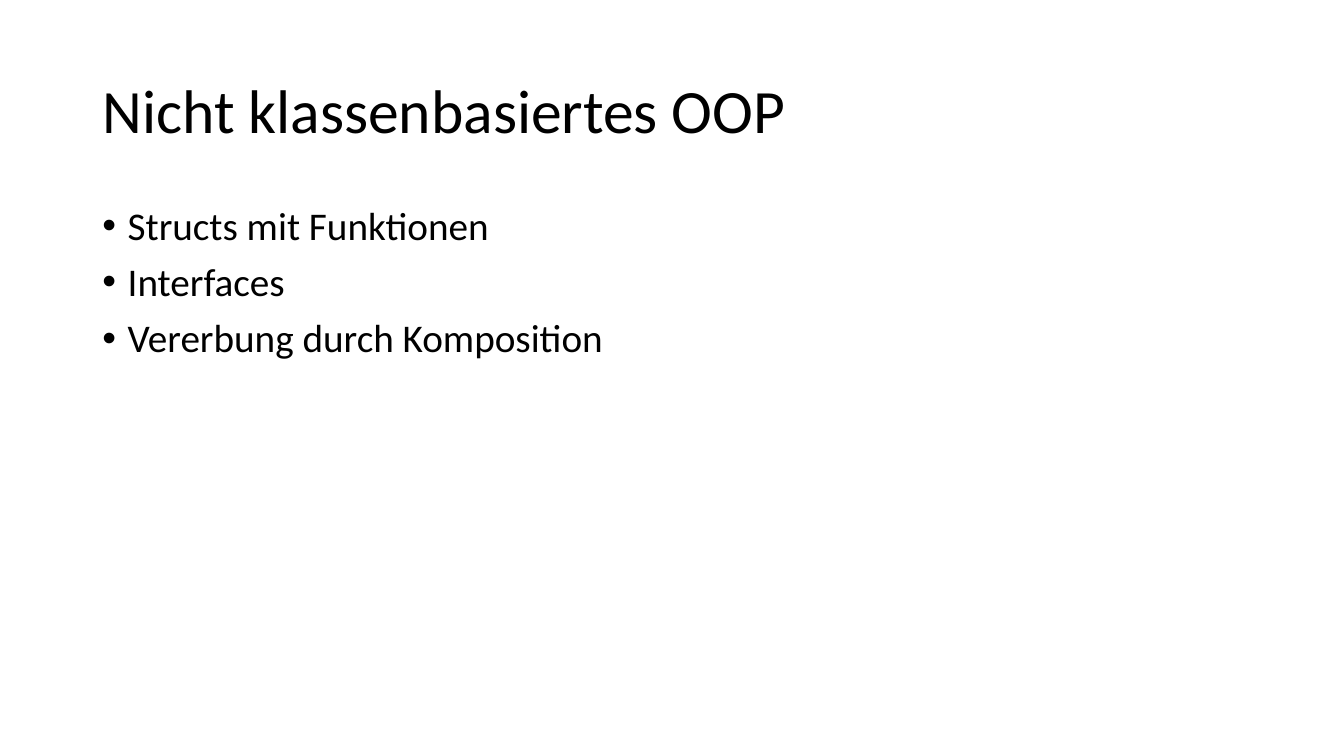
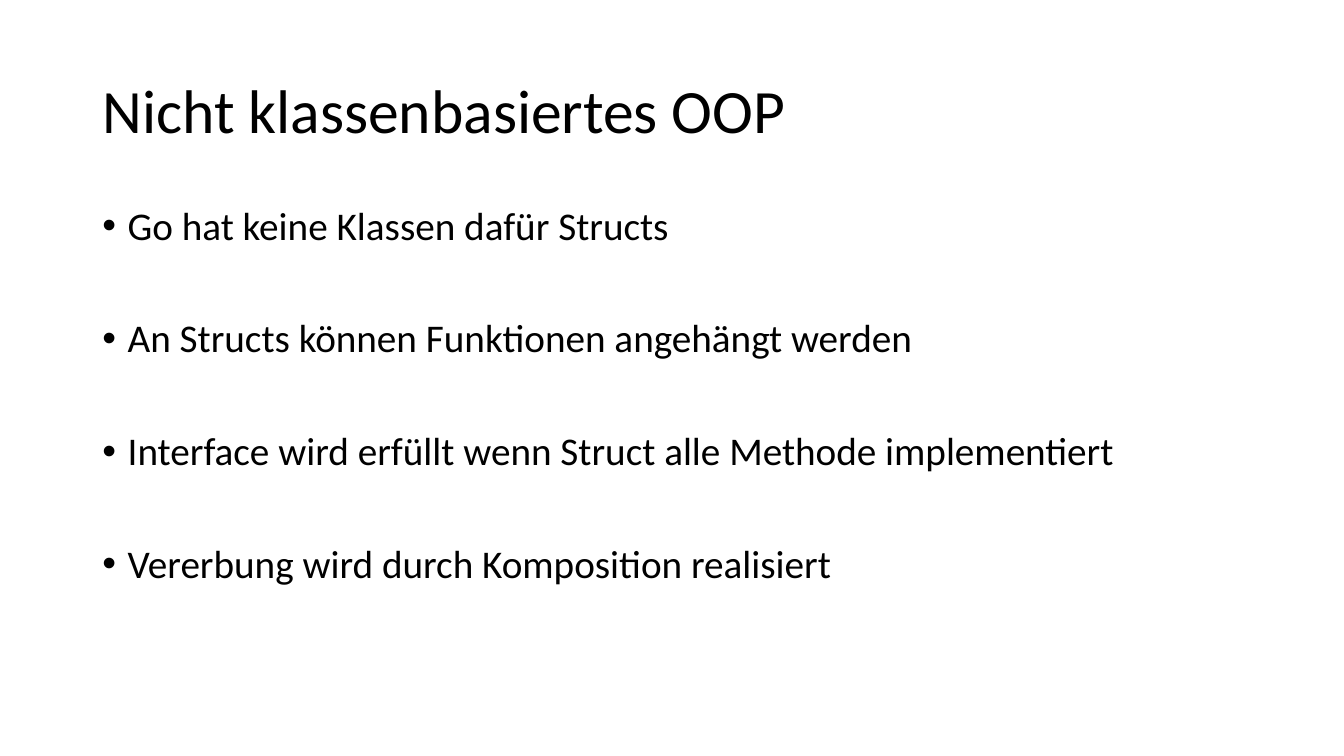
Before and after one commit to alexsuter/golang-experience, a slide deck: slide 5 of presi/presi.pptx. Drawn at 1344x756 pixels with LibreOffice and Linux fonts; fonts in the diff are those of the drawing. Boxes give left, top, right and bottom in pixels: in the first picture for what was removed or moved away, otherwise in the second. Text is boxed around its words. In the diff, an @@ line names an element or a change of style, - is before the commit and + after.

```diff
--- a/presi/presi.pptx
+++ b/presi/presi.pptx
@@ text at <box>128,212,1113,585</box>: text changed @@
-• Structs mit Funktionen
-• Interfaces
-• Vererbung durch Komposition
+• Go hat keine Klassen dafür Structs
+• An Structs können Funktionen angehängt werden
+• Interface wird erfüllt wenn Struct alle Methode implementiert
+• Vererbung wird durch Komposition realisiert
```
Also in this commit, not shown: 1 other slide changed, 3 slides added, 1 slide removed.
